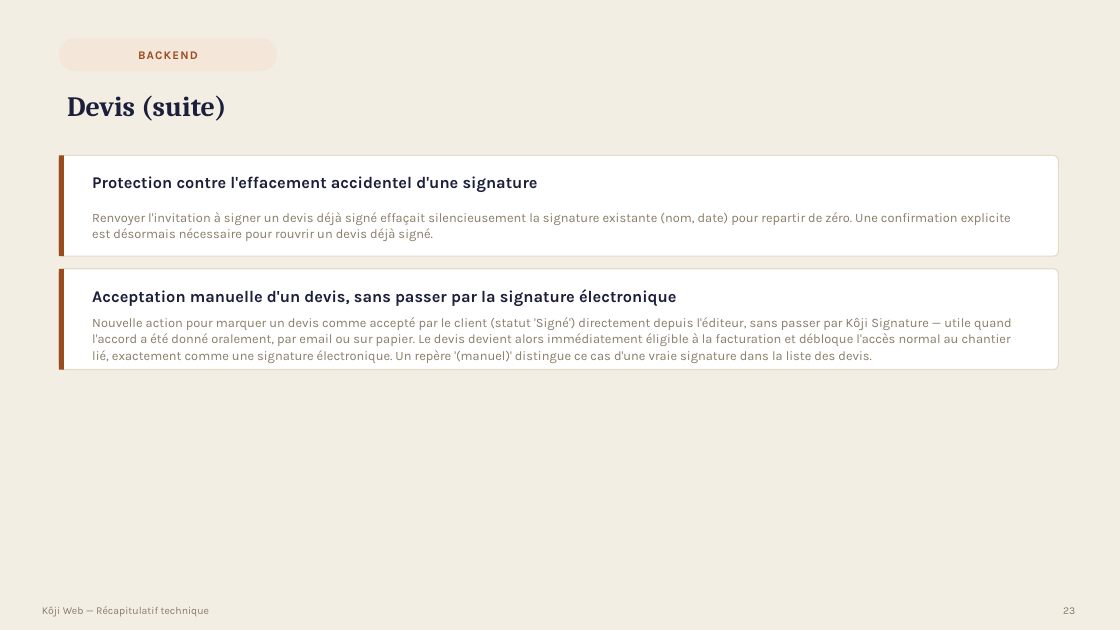
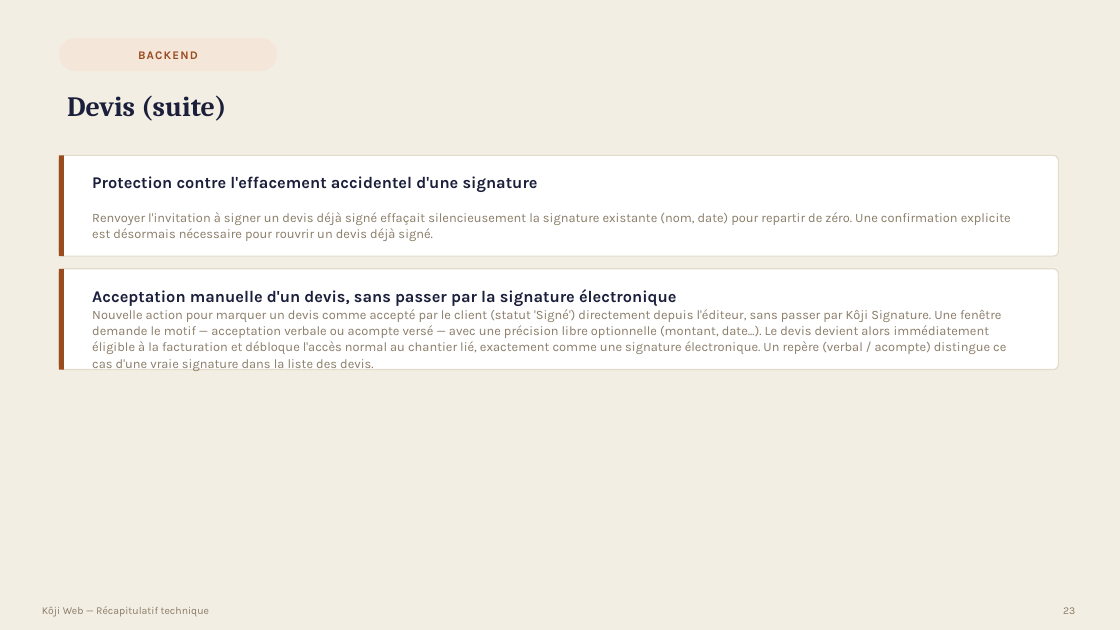
Before and after one commit to bouhouchimira-prog/web-app-Koji, a slide deck: slide 23 of docs/manager-recap/Recap-Koji-Manager.pptx. Drawn at 1120x630 pixels with LibreOffice and Linux fonts; fonts in the diff are those of the drawing. Boxes give left, top, right and bottom in pixels: in the first picture for what was removed or moved away, otherwise in the second. Text is boxed around its words. In the diff, an @@ line names an element or a change of style, - is before the commit and + after.

```diff
--- a/docs/manager-recap/Recap-Koji-Manager.pptx
+++ b/docs/manager-recap/Recap-Koji-Manager.pptx
@@ text at <box>92,309,1006,371</box>: text changed @@
-Nouvelle action pour marquer un devis comme accepté par le client (statut 'Signé') directement depuis l'éditeur, sans passer par Kôji Signature — utile quand l'accord a été donné oralement, par email ou sur papier. Le devis devient alors immédiatement éligible à la facturation et débloque l'accès normal au chantier lié, exactement comme une signature électronique. Un repère '(manuel)' distingue ce cas d'une vraie signature dans la liste des devis.
+Nouvelle action pour marquer un devis comme accepté par le client (statut 'Signé') directement depuis l'éditeur, sans passer par Kôji Signature. Une fenêtre demande le motif — acceptation verbale ou acompte versé — avec une précision libre optionnelle (montant, date...). Le devis devient alors immédiatement éligible à la facturation et débloque l'accès normal au chantier lié, exactement comme une signature électronique. Un repère (verbal / acompte) distingue ce cas d'une vraie signature dans la liste des devis.
```
Also in this commit, not shown: 6 other files.
